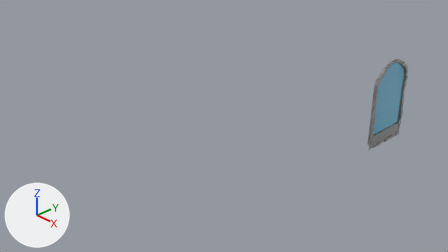
What one commit did to the Blender file BLENDER/FenêtreCourbSansRebord.blend.
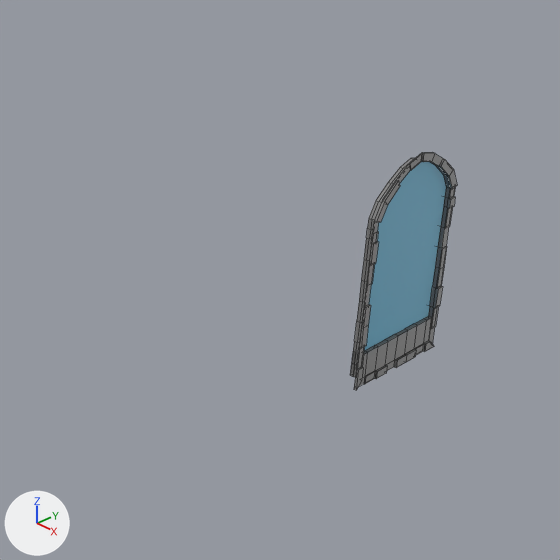
Old and new are each drawn from the file's camera 'Camera' and again close up on the part from 52% to 100% of the width and 0% to 86% of the height. The axes (+X, +Y, +Z) are drawn at lower left. The lights are the same throughout. The close-ups show mesh edges as thin lines.

The first close-up shows 'EmpacementFenêtreCourb.002'.
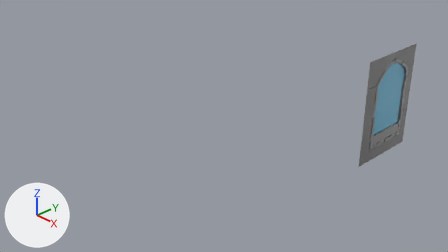
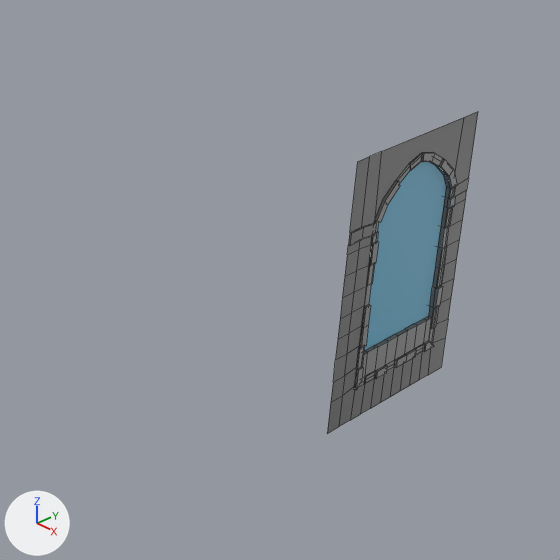
Where the newer file only moved an object's origin or applied its transform, the numbers keep the older frame.

Edits to the scene script, one JSON object a line:
```json
{"op": "add", "block": "mat_maison1", "code": ["mat_maison1 = principled_material('Maison1')", "mat_maison1.base_color = (0.138, 0.138, 0.138)  # dark grey #686868"]}
{"block": "me_cube_004", "where": "# used by ob_empacementfenêtrecourb_002; location = (2.472, 1.332, 0.774)"}
{"op": "remove", "block": "me_cube_004", "code": "me_cube_004.from_pydata(...)  # 300 vertices, 268 faces; spans x -0.039..0.048, y -0.44..0.441, z -0.677..0.782"}
{"op": "add", "block": "me_cube_004", "code": "me_cube_004.from_pydata(...)  # 389 vertices, 315 faces; spans x -0.039..0.048, y -0.683..0.602, z -0.899..0.9"}
{"block": "me_cube_004", "change": "me_cube_004 part 1: a new loose piece of 89 vertices spanning x 0.03..0.041, y -0.683..0.602, z -0.899..0.9, in mat_maison1 (dark grey #686868)"}
{"op": "add", "block": "me_cube_004", "code": "me_cube_004.materials.append(mat_maison1)  # dark grey #686868"}
```

Location of each change, (x1, y1, x2, y2) in pixels of the close-ups (560 x 560 px):
```json
{"object": "EmpacementFenêtreCourb.002", "change": "reshaped", "before": [350, 152, 457, 390], "after": [327, 112, 478, 433], "on screen": "41% wider, 35% taller"}
{"part": 1, "of": "me_cube_004", "change": "added", "after": [327, 112, 478, 433]}
```
